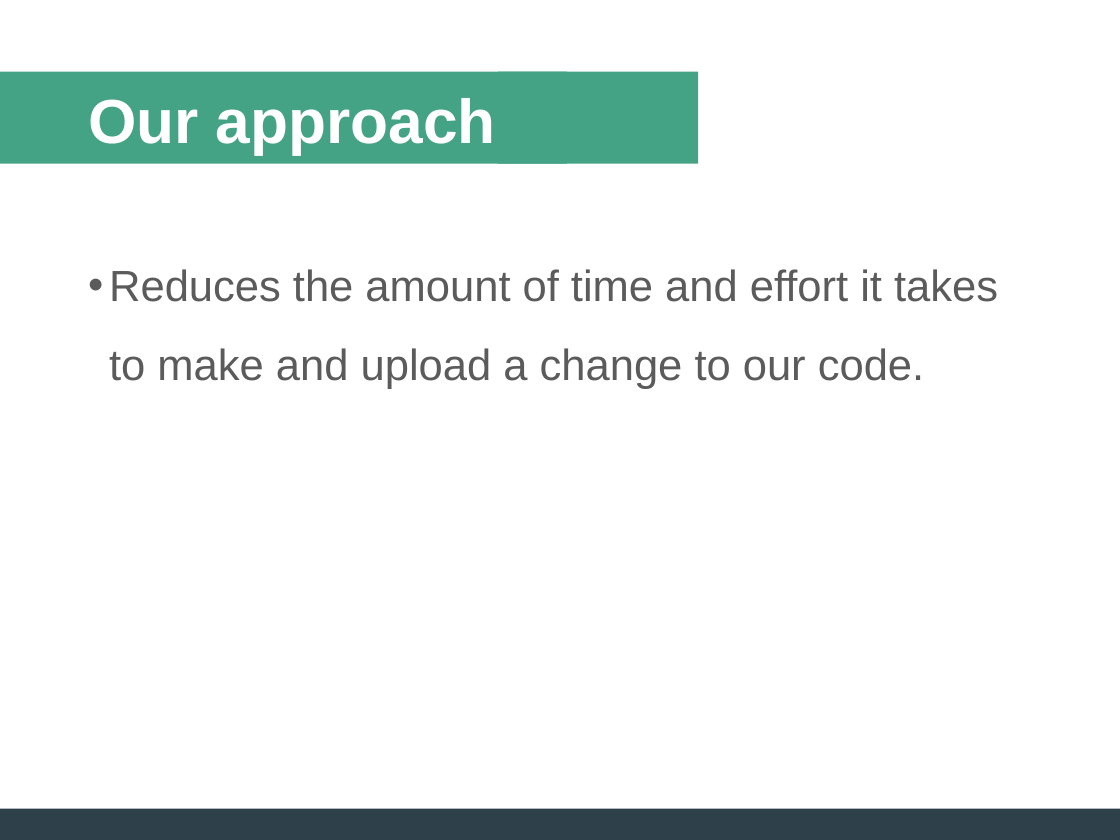
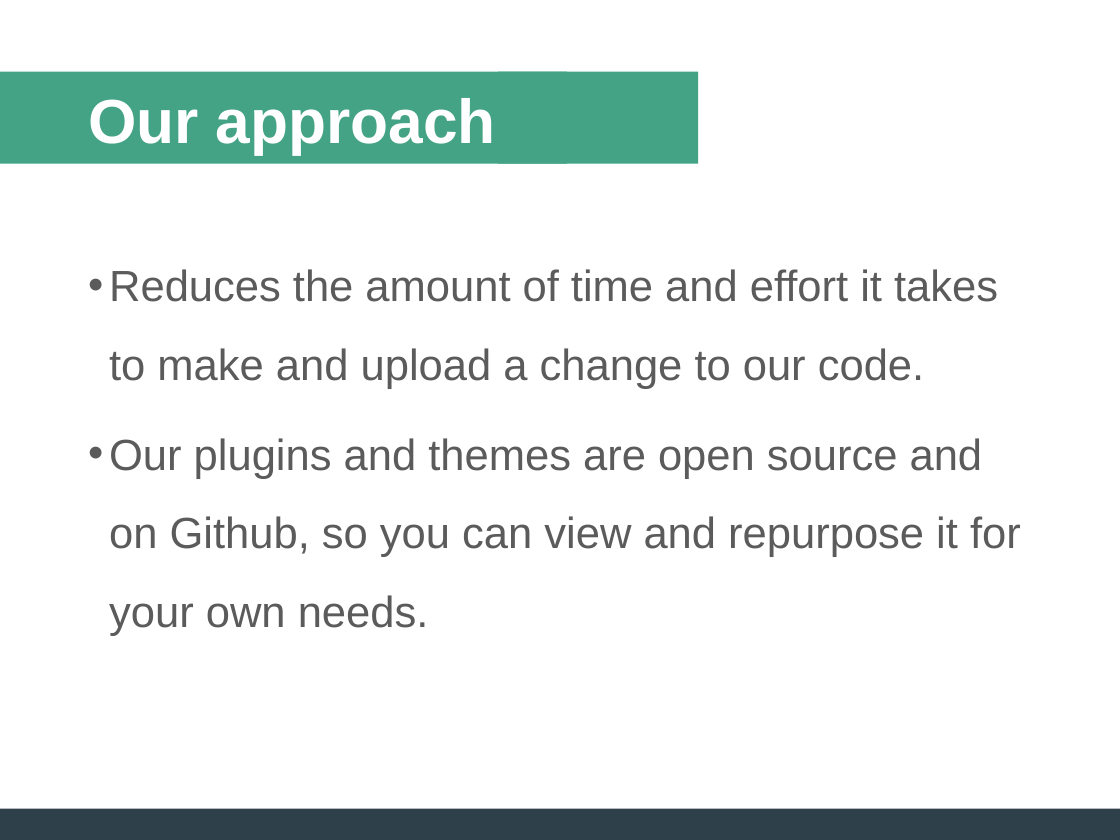
Before and after one commit to ZachWatkins/Presentation-Building-Deploying-Maintaining-WordPress-Sites, a slide deck: slide 25 of WordPress-Presentation.pptx (slide 23 before the commit). Drawn at 1120x840 pixels with LibreOffice and Linux fonts; fonts in the diff are those of the drawing. Boxes give left, top, right and bottom in pixels: in the first picture for what was removed or moved away, otherwise in the second. Text is boxed around its words. In the diff, an @@ line names an element or a change of style, - is before the commit and + after.

```diff
--- a/WordPress-Presentation.pptx
+++ b/WordPress-Presentation.pptx
@@ text at [109, 438, 1021, 636]: paragraph added @@
+• Our plugins and themes are open source and on Github, so you can view and repurpose it for your own needs.
```
Also in this commit, not shown: 13 other slides changed, 4 slides added.
